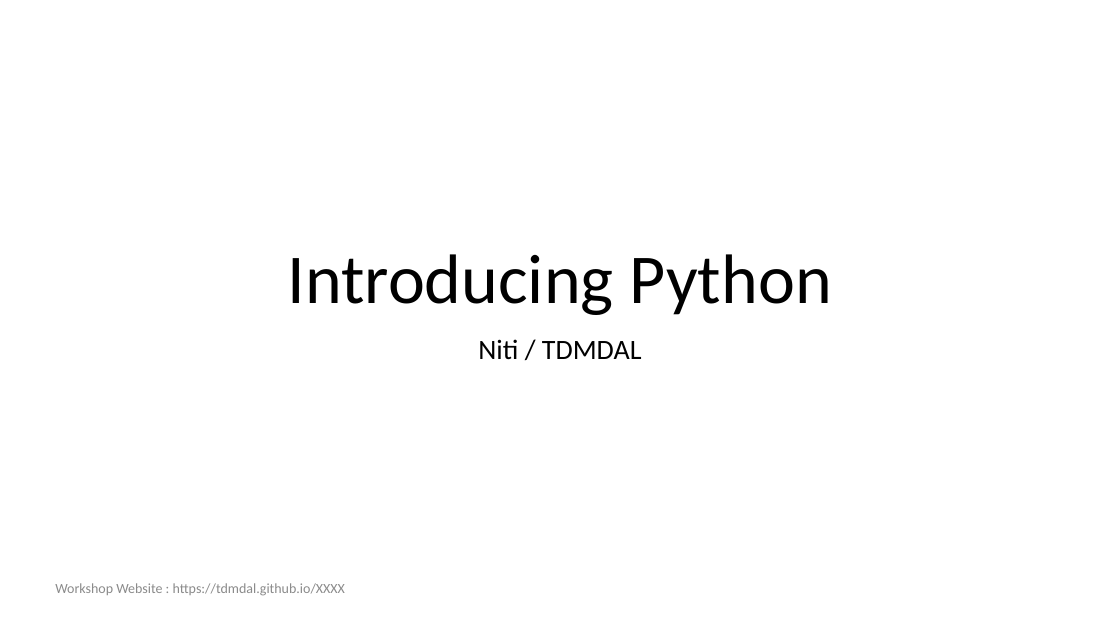
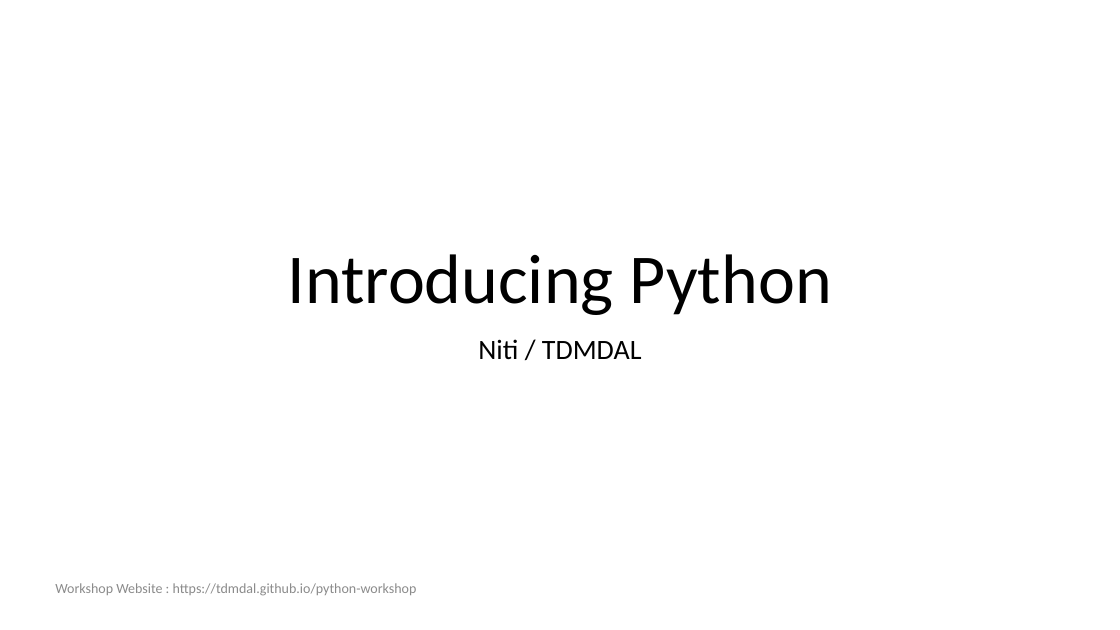
Before and after one commit to tdmdal/python-workshop, a slide deck: slide 1 of Introducing_Python.pptx. Drawn at 1120x630 pixels with LibreOffice and Linux fonts; fonts in the diff are those of the drawing. Boxes give left, top, right and bottom in pixels: in the first picture for what was removed or moved away, otherwise in the second. Text is boxed around its words. In the diff, an @@ line names an element or a change of style, - is before the commit and + after.

```diff
--- a/Introducing_Python.pptx
+++ b/Introducing_Python.pptx
@@ text at (x1=55, y1=583, x2=417, y2=596): text changed @@
-Workshop Website : https://tdmdal.github.io/XXXX
+Workshop Website : https://tdmdal.github.io/python-workshop
```
Also in this commit, not shown: 3 other slides changed, 2 other files.
